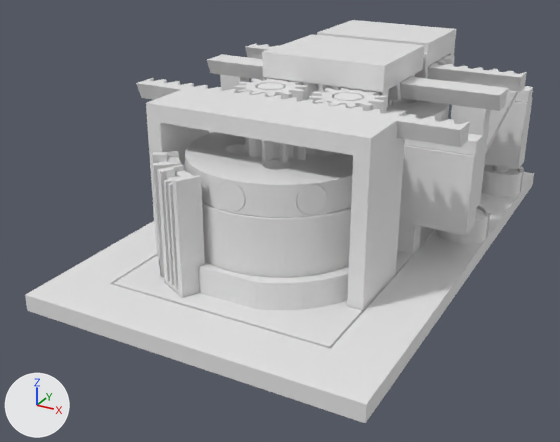
A saved change to the Blender file 3-0/19.68_para_ryad8/para_ryad8.blend.
The view is the same before and after, from a camera (50 mm lens) standing at (49.9, -138.1, 54.0) and looking at (-4.1, -40.1, 4.9). Arrows for +X, +Y and +Z are at lower left; the lights stay in place. The older version comes first.

The older version as bpy lines, for what is in view:
```python
me_p_base = bpy.data.meshes.new('P_base')
me_p_base.from_pydata(...)  # 1202 vertices, 2424 faces; spans x -24.5..24.5, y 0.5..30.5, z 0.5..23.4
me_p_base.materials.append(mat_п_base)  # white #e7e7e7
me_z_base = bpy.data.meshes.new('Z_base')
me_z_base.from_pydata(...)  # 1218 vertices, 2456 faces; spans x -24.5..24.5, y -7.4..34.0, z 0.5..23.4
me_z_base.materials.append(mat_з_base)  # white #e7e7e7
me_z_posts = bpy.data.meshes.new('Z_posts')
me_z_posts.from_pydata(...)  # 96 vertices, 184 faces; spans x 4.2..15.4, y 22.6..32.6, z 1.5..19.1
me_z_posts.materials.append(mat_з_posts)  # white #e7e7e7
me_z_rack = bpy.data.meshes.new('Z_rack')
me_z_rack.from_pydata(...)  # 218 vertices, 440 faces; spans x -25.0..25.0, y 11.6..24.0, z 1.9..25.9
me_z_rack.materials.append(mat_з_rack)  # white #e7e7e7
me_z_sens = bpy.data.meshes.new('Z_sens')
me_z_sens.from_pydata(...)  # 16 vertices, 24 faces; spans x 4.78..13.42, y 23.12..30.46, z 15.53..18.53
me_z_sens.materials.append(mat_з_sens)  # white #e7e7e7
ob_з_base = bpy.data.objects.new('З base', me_z_base)
ob_з_base.parent = ob_з_ось_качания
ob_з_base.location = (0.0, -32.0, -1.4)
ob_з_posts = bpy.data.objects.new('З posts', me_z_posts)
ob_з_posts.parent = ob_з_ось_качания
ob_з_posts.location = (0.0, -32.0, -1.4)
ob_з_rack = bpy.data.objects.new('З rack', me_z_rack)
ob_з_rack.parent = ob_з_ось_качания
ob_з_rack.location = (0.0, -32.0, -1.4)
ob_з_sens = bpy.data.objects.new('З sens', me_z_sens)
ob_з_sens.parent = ob_з_ось_качания
ob_з_sens.location = (0.0, -32.0, -1.4)
ob_п_base = bpy.data.objects.new('П base', me_p_base)
ob_п_base.parent = ob_п_ось_качания
ob_п_base.location = (0.0, -28.5, -1.4)
# also in view: 'П plat' at (0.0, -15.2, 17.0); 'З motor' at (0.0, -46.9, 12.7); 'З mags' at (0.0, -46.9, 17.0); 'З gm' at (0.0, -47.0, 20.4); 'З beam' at (0.0, -25.5, 24.6)
```
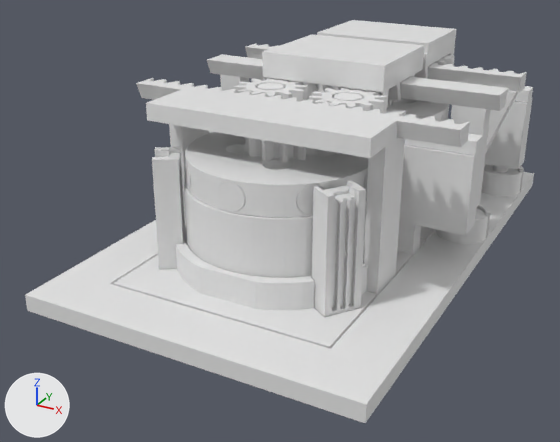
Location of each change, [x1, y1, x2, y2] in pixels of the pictures (560 x 442 px; the box of a moved part takes in the faces that stretch with it):
'З rack', reshaped (7% shorter): before [136, 78, 470, 313]; after [136, 78, 470, 296]
'З posts', reshaped (298% wider, 16% taller): before [152, 151, 205, 298]; after [152, 147, 366, 318]
'З sens', reshaped: before [168, 157, 193, 178]; after [169, 153, 349, 196]
part 1 of me_z_base, moved or reshaped: before [114, 256, 327, 346]; after [114, 222, 208, 293]
part 2 of me_z_base, moved or reshaped: before [267, 267, 362, 347]; after [267, 259, 377, 347]
part 3 of me_z_rack, moved or reshaped: before [147, 118, 388, 311]; after [147, 118, 388, 296]
part 4 of me_z_posts, rebuilt: before [152, 151, 181, 277]; after [152, 147, 185, 270]
part 5 of me_z_posts, added: after [312, 180, 366, 318]
part 6 of me_z_posts, deleted: before [157, 164, 205, 298]
part 7 of me_z_sens, moved or reshaped: before [168, 157, 180, 163]; after [169, 153, 182, 179]
part 8 of me_z_sens, moved or reshaped (mostly hidden): before [175, 170, 193, 178]; after [325, 186, 349, 196]

The edits, one by one:
me_z_base is used by ob_з_base; parent ob_з_ось_качания; location (0.0, -32.0, -1.4).
me_z_base had 1218 vertices, 2456 faces and spanned x -24.5..24.5, y -7.4..34.0, z 0.5..23.4.
me_z_base now has 1216 vertices, 2452 faces and spans x -24.5..24.5, y -7.4..34.0, z 0.5..23.4.
me_z_base part 1: 44 vertices removed from x 4.0..16.7, y 21.6..32.8, z 1.5..6.5; 34 vertices added at x 5.6..16.7, y 19.1..30.1, z 1.5..6.5.
me_z_base part 2: 1 vertex moved from x -16.7, y 24.1, z 1.9 to x -16.7, y 19.1, z 1.9; 17 vertices removed from x -16.7..-7.1, y 21.6..29.4, z 1.9..6.5; 25 vertices added at x -16.7..-7.2, y 19.1..29.4, z 1.5..6.5.
me_z_rack is used by ob_з_rack; parent ob_з_ось_качания; location (0.0, -32.0, -1.4).
me_z_rack had 218 vertices, 440 faces and spanned x -25.0..25.0, y 11.6..24.0, z 1.9..25.9.
me_z_rack now has 222 vertices, 448 faces and spans x -25.0..25.0, y 11.6..24.0, z 1.9..25.9.
Part 3, on me_z_rack:
6 vertices are removed from x -16.7..16.7, y 24.0, z 1.9..23.4.
109 faces are deleted.
10 vertices are added at x -16.7..16.7, y 19.0..24.0, z 1.9..23.4.
117 new faces join them.
me_z_posts is used by ob_з_posts; parent ob_з_ось_качания; location (0.0, -32.0, -1.4).
me_z_posts had 96 vertices, 184 faces and spanned x 4.2..15.4, y 22.6..32.6, z 1.5..19.1.
me_z_posts now has 96 vertices, 184 faces and spans x -16.2..16.5, y 20.9..28.0, z 1.5..19.1.
me_z_posts part 4: the loose piece of 48 vertices spanning x 9.2..15.4, y 22.6..29.1, z 1.5..19.1 is rebuilt with 48 vertices and now spans x 10.6..16.5, y 20.9..27.4, z 1.5..19.1.
me_z_posts part 5: a new loose piece of 48 vertices spanning x -16.2..-10.2, y 21.5..28.0, z 1.5..19.1, in mat_з_posts (white #e7e7e7).
me_z_posts part 6: the loose piece of 48 vertices spanning x 4.2..10.7, y 26.9..32.6, z 1.5..19.1 is deleted.
me_z_sens is used by ob_з_sens; parent ob_з_ось_качания; location (0.0, -32.0, -1.4).
me_z_sens had 16 vertices, 24 faces and spanned x 4.78..13.42, y 23.12..30.46, z 15.53..18.53.
me_z_sens now has 16 vertices, 24 faces and spans x -14.12..14.43, y 21.45..26.24, z 15.53..18.53.
me_z_sens part 7: the loose piece of 8 vertices spanning x 9.64..13.42, y 23.12..27.23, z 15.53..18.53 is turned -7.5 degrees about the z axis through its middle, then moved by (1.16, -1.59, 0.0).
me_z_sens part 8: the loose piece of 8 vertices spanning x 4.78..9.11, y 27.24..30.46, z 15.53..18.53 is turned 82.5 degrees about the z axis through its middle, then moved by (-19.28, -4.72, 0.0).
